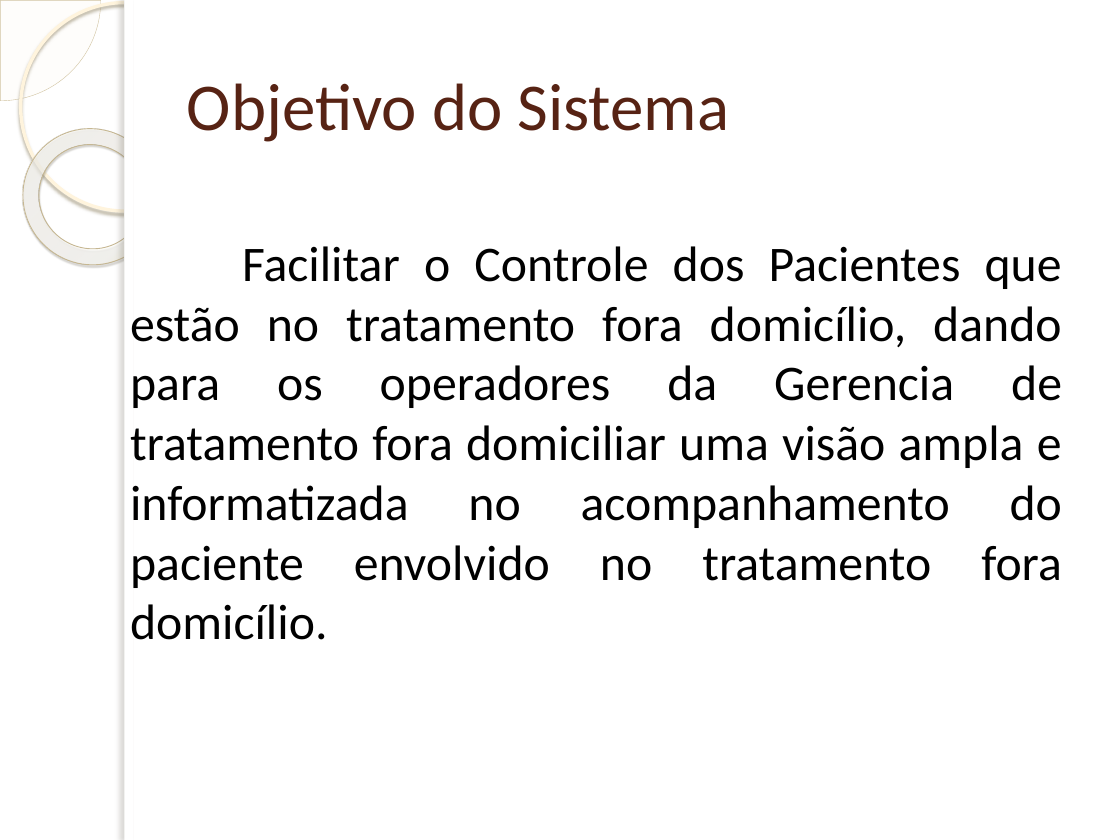
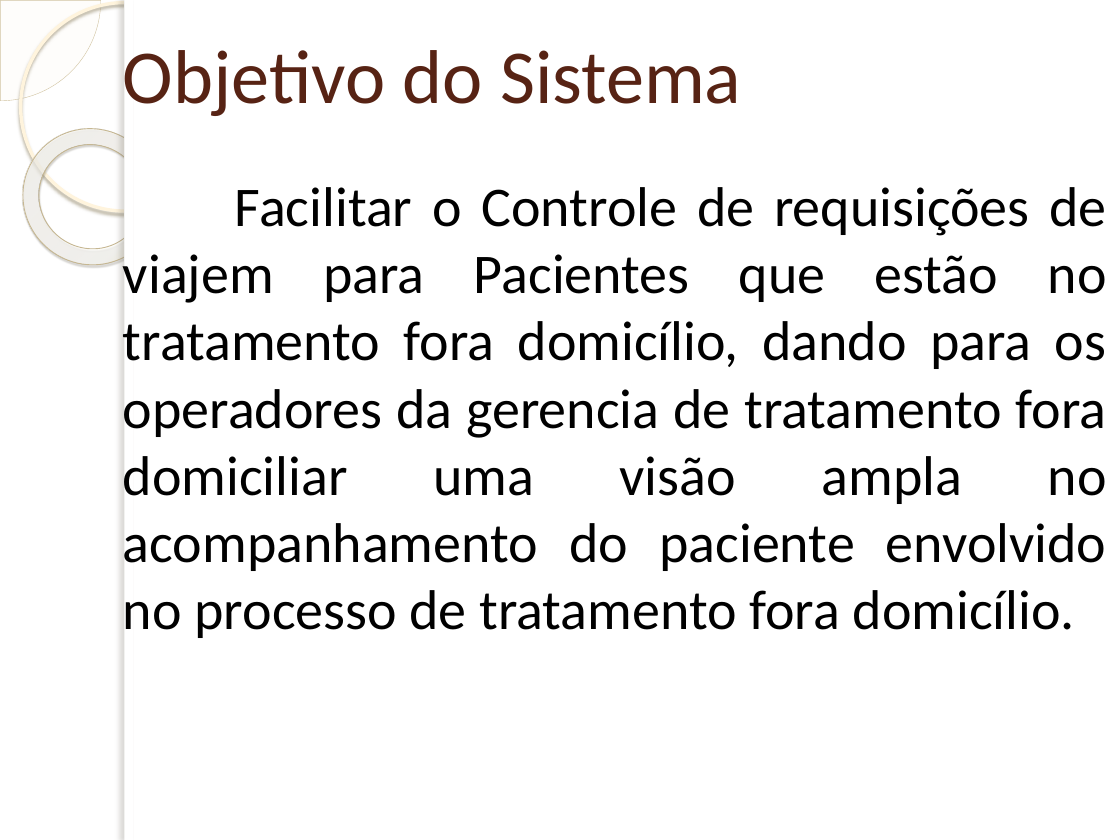
Before and after one commit to pjsantosp/PROJETOTCC, a slide deck: slide 5 of Apresentação TCC1 Paulo.pptx (slide 4 before the commit). Drawn at 1120x840 pixels with LibreOffice and Linux fonts; fonts in the diff are those of the drawing; background and template pictures are left out. Boxes give left, top, right and bottom in pixels: in the first picture for what was removed or moved away, otherwise in the second. Text is boxed around its words. In the diff, an @@ line names an element or a change of style, - is before the commit and + after.

```diff
--- a/Apresentação TCC1 Paulo.pptx
+++ b/Apresentação TCC1 Paulo.pptx
@@ title "Objetivo do Sistema": place and size @@
-title "Objetivo do Sistema" at box(187, 83, 730, 142)
+title "Objetivo do Sistema" at box(123, 50, 741, 116)
@@ title "Objetivo do Sistema" at box(123, 50, 741, 116): size 43 to 49 pt @@
@@ text at box(123, 187, 1107, 638): text changed; size 32 to 36 pt @@
-Facilitar o Controle dos Pacientes que estão no tratamento fora domicílio, dando para os operadores da Gerencia de tratamento fora domiciliar uma visão ampla e informatizada no acompanhamento do paciente envolvido no tratamento fora domicílio.
+Facilitar o Controle de requisições de viajem para Pacientes que estão no tratamento fora domicílio, dando para os operadores da gerencia de tratamento fora domiciliar uma visão ampla no acompanhamento do paciente envolvido no processo de tratamento fora domicílio.
```
Also in this commit, not shown: 9 other slides changed, 2 slides added, 1 slide removed.
